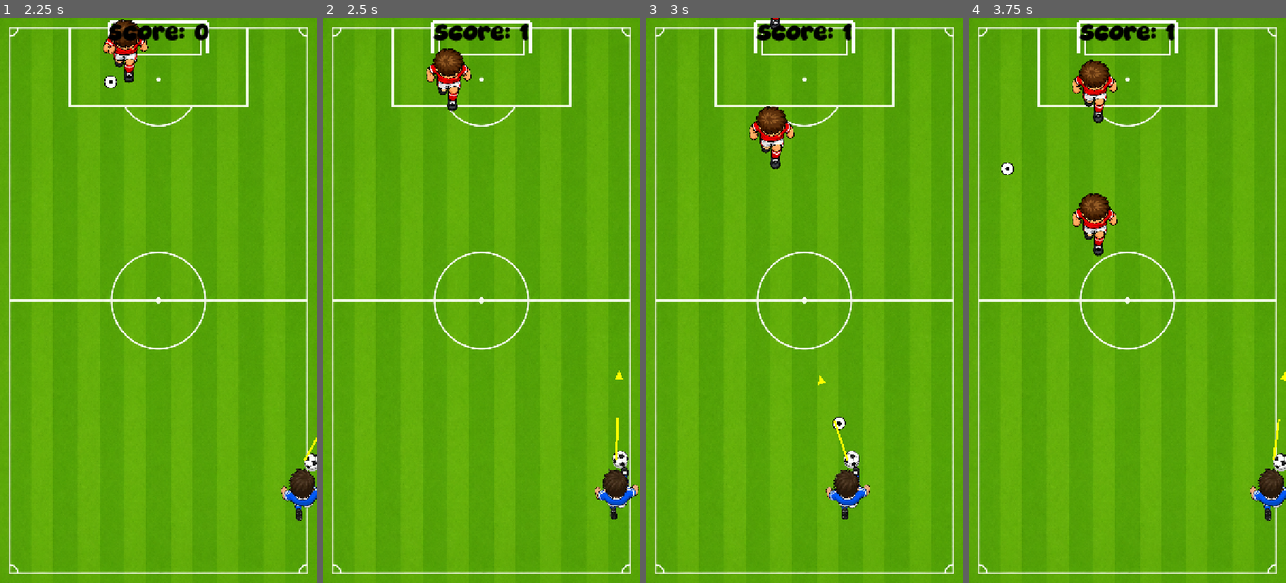
Above: before the commit, frames 1-4 (left to right).
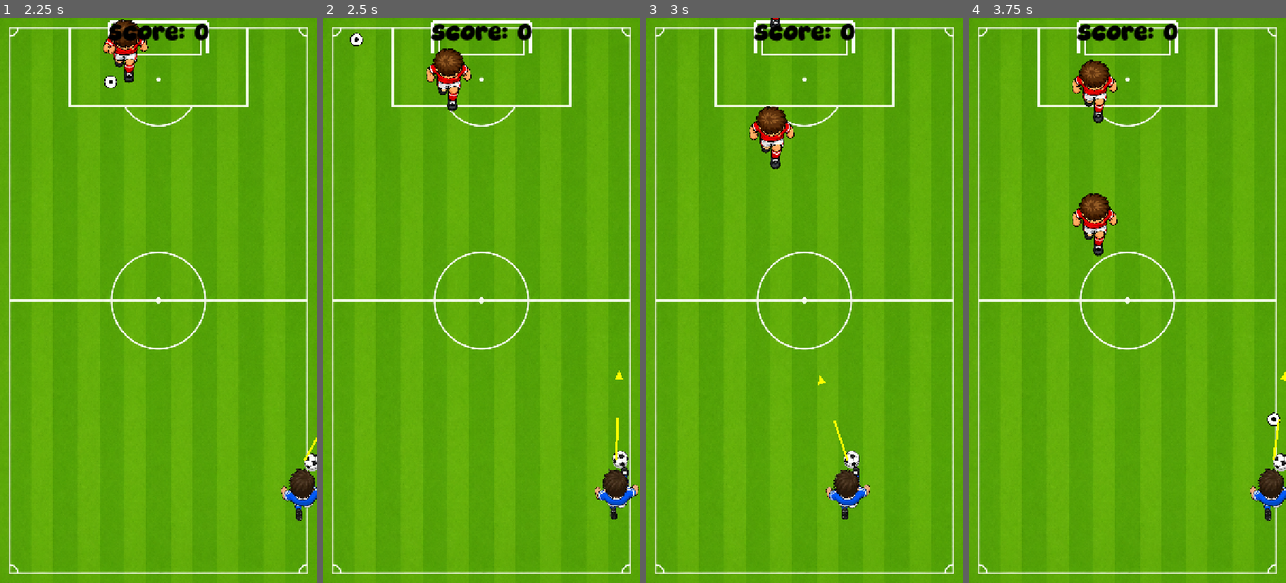
Above: after the commit, the same moments.

Repository: schoibs/futbolrush
Game: Godot game, scene res://scenes/Main.tscn
The game is run twice, just before and just after one commit, with the same random seed, the same clock (stepped at 60 frames per second) and the same inputs.
Inputs:
- Up to frame 1 (2.25 s): click "Play" at 0.5 s; tap Enter (shoot) at 1.25, 1.35, 2.1 s; hold D (move_right) 1.28-2.03 s; hold A (move_left) from 2.03 s (still down)
- Up to frame 2 (2.5 s): keep holding A (move_left)
- Up to frame 3 (3 s): release A (move_left) at 2.78 s; hold D (move_right) from 2.78 s (still down); tap Enter (shoot) at 2.85 s
- Up to frame 4 (3.75 s): keep holding D (move_right); tap Enter (shoot) at 3.6 s

Frame 1 is identical in both runs. In frame 2, 0.5% of the frame differs, in the area x 8-66%, y 1-5%; in frame 3, 0.5%; in frame 4, 0.6%, in the area x 10-99%, y 1-73%.

Commit message:
Ball bounce when hit defenders

Diff:
--- a/scripts/ball.gd
+++ b/scripts/ball.gd
@@ -3,6 +3,8 @@
 signal missed
 
 enum BallState { READY, IN_FLIGHT }
+
+@export_group("Bounce")
 
 @export var ready_offset := Vector2(0.0, -52.0)
 @export var shot_speed := 900.0
@@ -11,14 +13,22 @@
 @export var ball_radius := 14.0
 @export var show_while_ready := false
 
+@export var bounce_damping := 0.92
+@export var min_bounce_speed := 650.0
+@export var bounce_separation := 8.0
+@export var bounce_cooldown := 0.08
+
 var state := BallState.READY
 var velocity := Vector2.ZERO
 var player: Node2D
 var reset_pending := false
 var reset_time_remaining := 0.0
+var bounce_cooldown_remaining := 0.0
 
 func _ready() -> void:
 	add_to_group("ball")
+	if not area_entered.is_connected(_on_area_entered):
+		area_entered.connect(_on_area_entered)
 	queue_redraw()
 
 func setup(follow_player: Node2D) -> void:
@@ -26,6 +36,8 @@
 	reset_to_ready()
 
 func _physics_process(delta: float) -> void:
+	update_bounce_cooldown(delta)
+
 	if reset_pending:
 		reset_time_remaining -= delta
 		if reset_time_remaining <= 0.0:
@@ -92,6 +104,12 @@
 	visible = false
 
 func is_ready() -> bool:
+	add_to_group("ball")
+
+	if not area_entered.is_connected(_on_area_entered):
+		area_entered.connect(_on_area_entered)
+
+	queue_redraw()
 	return state == BallState.READY and not reset_pending
 
 func is_in_flight() -> bool:
@@ -106,3 +124,35 @@
 		or global_position.y < -offscreen_margin
 		or global_position.y > viewport_size.y + offscreen_margin
 	)
+
+func update_bounce_cooldown(delta: float) -> void:
+	if bounce_cooldown_remaining <= 0.0:
+		return
+
+	bounce_cooldown_remaining = maxf(bounce_cooldown_remaining - delta, 0.0)
+
+func _on_area_entered(area: Area2D) -> void:
+	if area.is_in_group("defender"):
+		bounce_from_defender(area)
+
+func bounce_from_defender(defender: Area2D) -> void:
+	if not is_in_flight():
+		return
+
+	if bounce_cooldown_remaining > 0.0:
+		return
+
+	if velocity == Vector2.ZERO:
+		return
+
+	var normal := (global_position - defender.global_position).normalized()
+	if normal == Vector2.ZERO:
+		normal = -velocity.normalized()
+
+	velocity = velocity.bounce(normal) * bounce_damping
+
+	if velocity.length() < min_bounce_speed:
+		velocity = velocity.normalized() * min_bounce_speed
+
+	global_position += normal * bounce_separation
+	bounce_cooldown_remaining = bounce_cooldown
--- a/scripts/defender.gd
+++ b/scripts/defender.gd
@@ -8,6 +8,7 @@
 @onready var run_animation: AnimatedSprite2D = $RunAnimation
 
 func _ready() -> void:
+	add_to_group("defender")
 	area_entered.connect(_on_area_entered)
 
 	if run_animation.sprite_frames != null and run_animation.sprite_frames.has_animation("run"):
